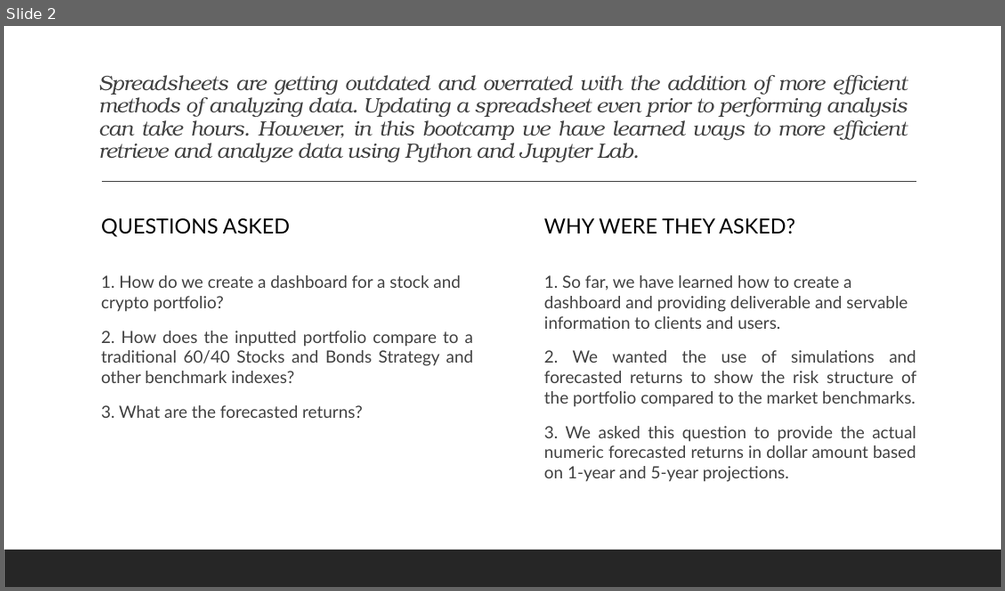
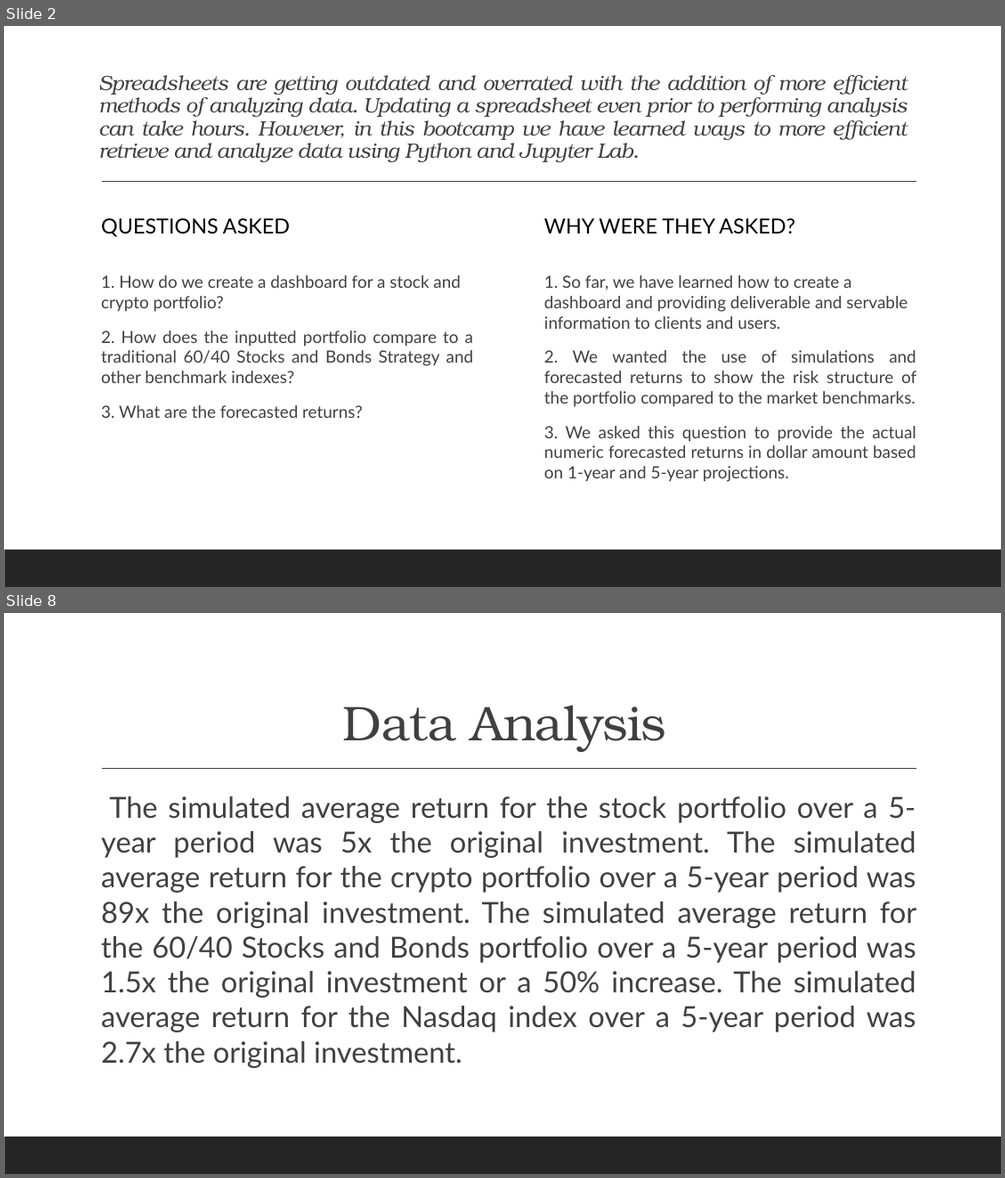
Before and after one commit to JordanCandido/Portfolio-Analysis-and-Monte-Carlo-Simulations, a slide deck: Project 1 ppt.pptx. Shown one above the other, each under a label of ours: slide 2 before the commit, slides 2 and 8 after it; the slides between them are not shown. The pictures are 1005x591 and 1005x1178 pixels, drawn with LibreOffice and Linux fonts; fonts in the diff are those of the drawing. Boxes give left, top, right and bottom in pixels: in the first picture for what was removed or moved away, otherwise in the second. Text is boxed around its words. In the diff, an @@ line names an element or a change of style, - is before the commit and + after.

```diff
--- a/Project 1 ppt.pptx
+++ b/Project 1 ppt.pptx
@@ slide 8 added at <box>4,613,1001,1174</box>, background #FFFFFF; not listed: 2 template elements that a slide beside it also shows @@
@@ title added at <box>343,705,667,752</box>, 47 pt, text #404040 @@
+Data Analysis
@@ text added at <box>101,796,916,1068</box>, 28 pt, text #404040 @@
+  The simulated average return for the stock portfolio over a 5-year period was 5x the original investment. The simulated average return for the crypto portfolio over a 5-year period was 89x the original investment. The simulated average return for the 60/40 Stocks and Bonds portfolio over a 5-year period was 1.5x the original investment or a 50% increase. The simulated average return for the Nasdaq index over a 5-year period was 2.7x the original investment.
```
Also in this commit, not shown: 2 slides changed, 7 other slides added.
